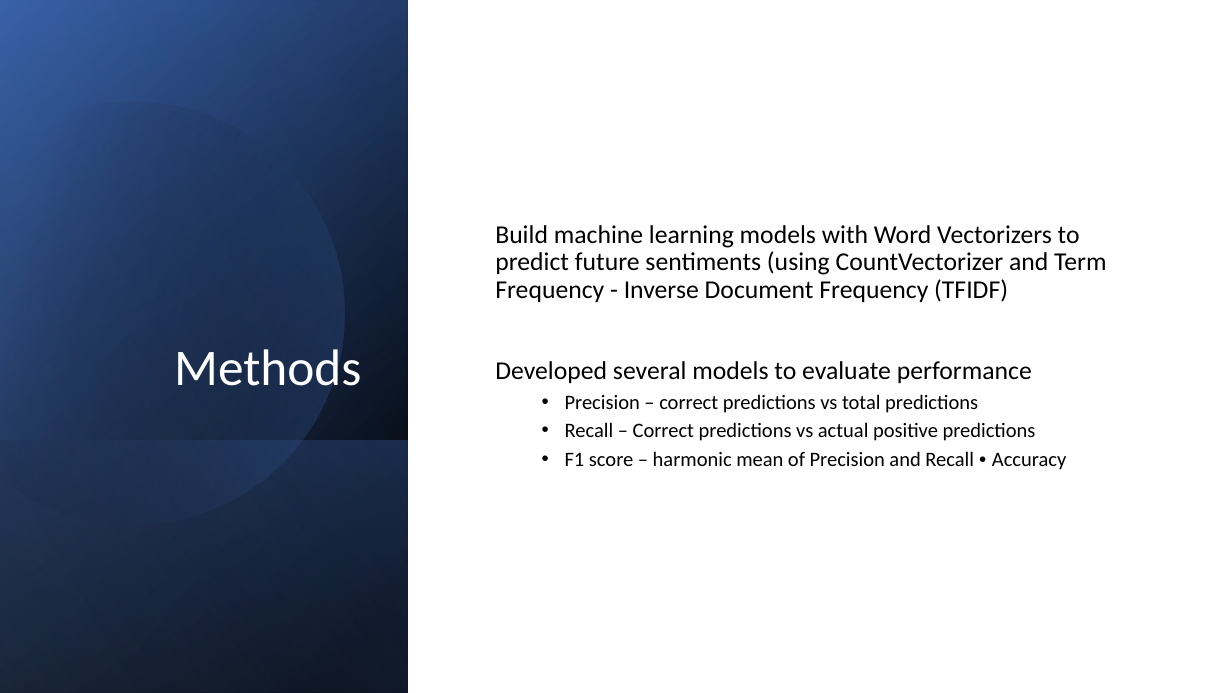
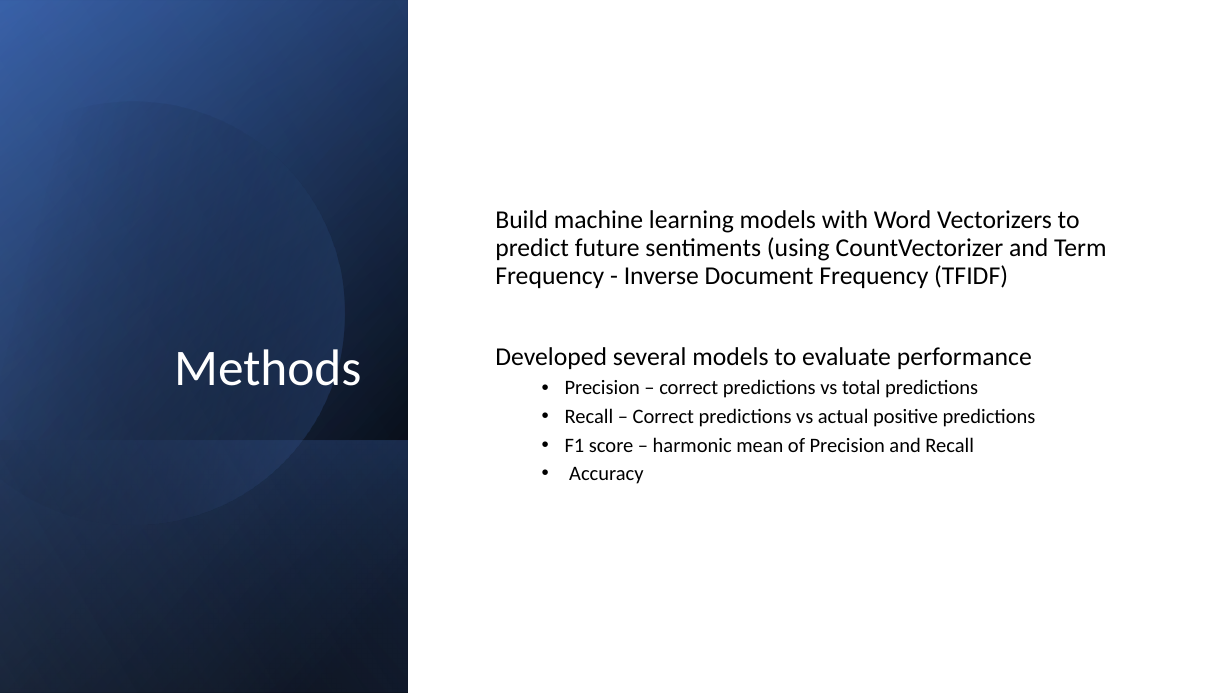
Before and after one commit to carlos-marin1742/Apple-Sentiment-analysis-NLP, a slide deck: slide 7 of dsc-phase-4-project-presentation.pptx. Drawn at 1232x693 pixels with LibreOffice and Linux fonts; fonts in the diff are those of the drawing. Boxes give left, top, right and bottom in pixels: in the first picture for what was removed or moved away, otherwise in the second. Text is boxed around its words. In the diff, an @@ line names an element or a change of style, - is before the commit and + after.

```diff
--- a/dsc-phase-4-project-presentation.pptx
+++ b/dsc-phase-4-project-presentation.pptx
@@ text at box(565, 437, 974, 484): text changed @@
-  • F1 score – harmonic mean of Precision and Recall • Accuracy
+  • F1 score – harmonic mean of Precision and Recall
+  • Accuracy
```
Also in this commit, not shown: 6 other slides changed, 7 slides added, 8 other files.
